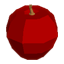
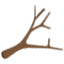
The second 64px x 64px image is a revision of the first. Changes to its layers:
added layer "Layer 3" above "Layer 2" over (0, 4, 64, 60)
hid "Layer 2" over (6, 4, 58, 60)
